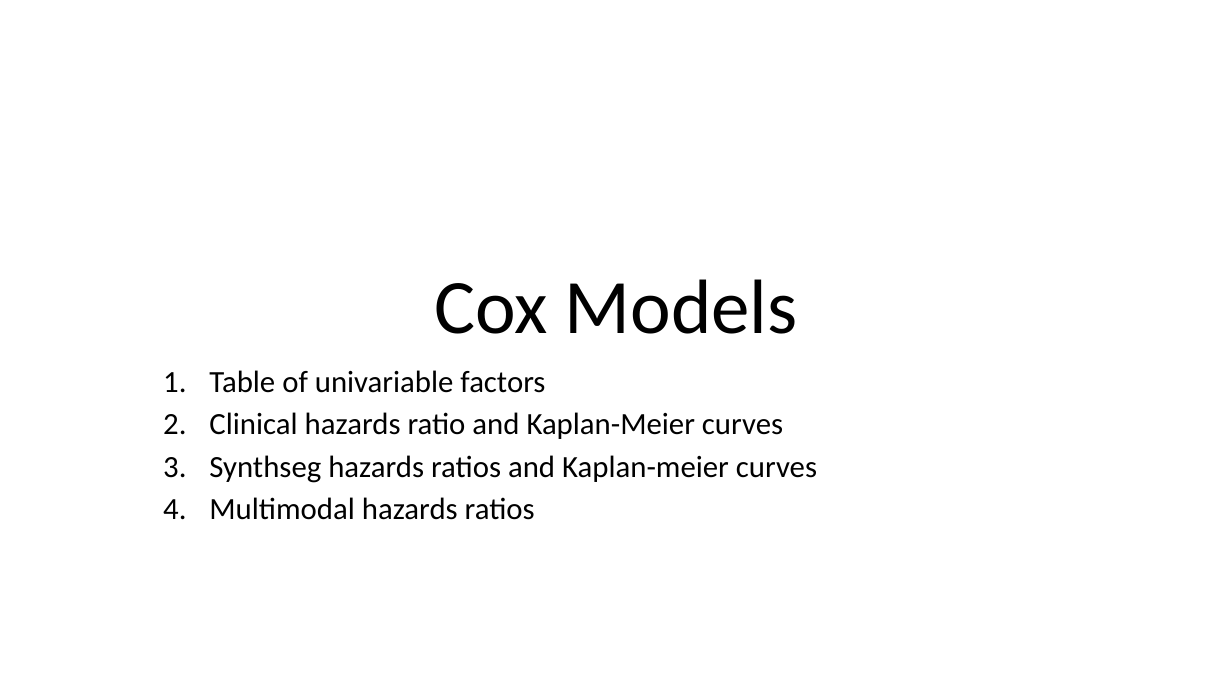
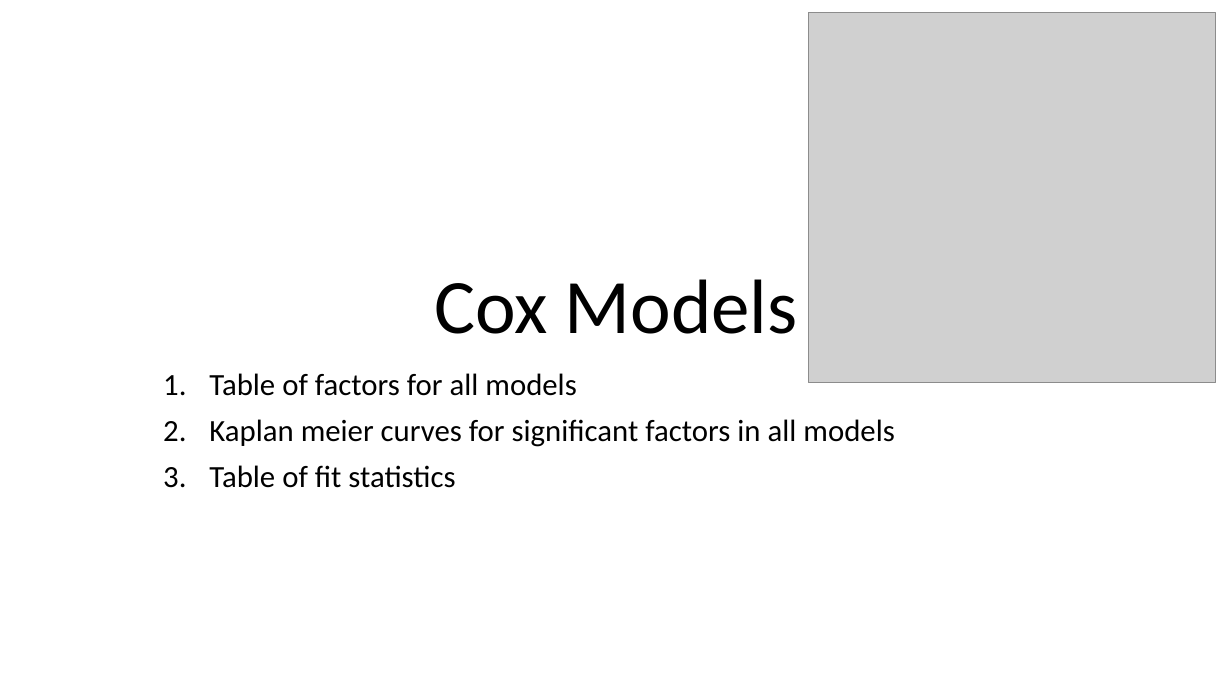
Before and after one commit to florencejt/upgrade-thesis, a slide deck: slide 4 of upgrade figures.pptx. Drawn at 1232x693 pixels with LibreOffice and Linux fonts; fonts in the diff are those of the drawing; grey boxes stand for pictures. Boxes give left, top, right and bottom in pixels: in the first picture for what was removed or moved away, otherwise in the second. Text is boxed around its words. In the diff, an @@ line names an element or a change of style, - is before the commit and + after.

Commit message:
written methods section of Cox models

```diff
--- a/upgrade figures.pptx
+++ b/upgrade figures.pptx
@@ picture added at <box>809,13,1216,383</box> @@
@@ subtitle at <box>209,373,894,488</box>: text changed @@
-1. Table of univariable factors
-2. Clinical hazards ratio and Kaplan-Meier curves
-3. Synthseg hazards ratios and Kaplan-meier curves
-4. Multimodal hazards ratios
+1. Table of factors for all models
+2. Kaplan meier curves for significant factors in all models
+3. Table of fit statistics
```
Also in this commit, not shown: 2 other files.
